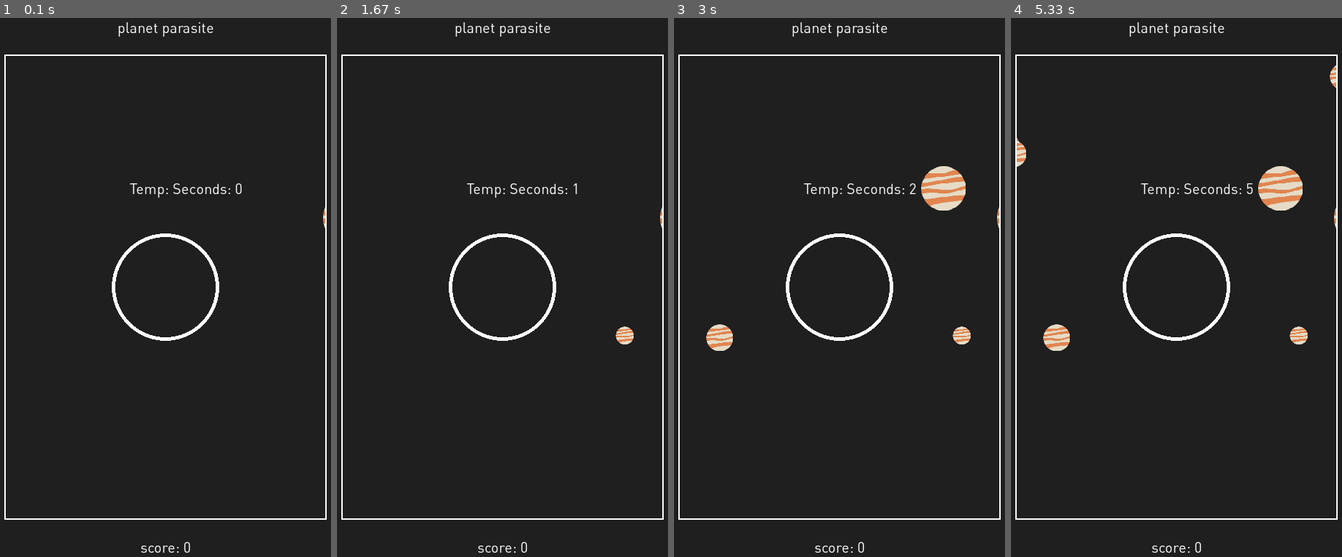
Above: before the commit, frames 1-4 (left to right).
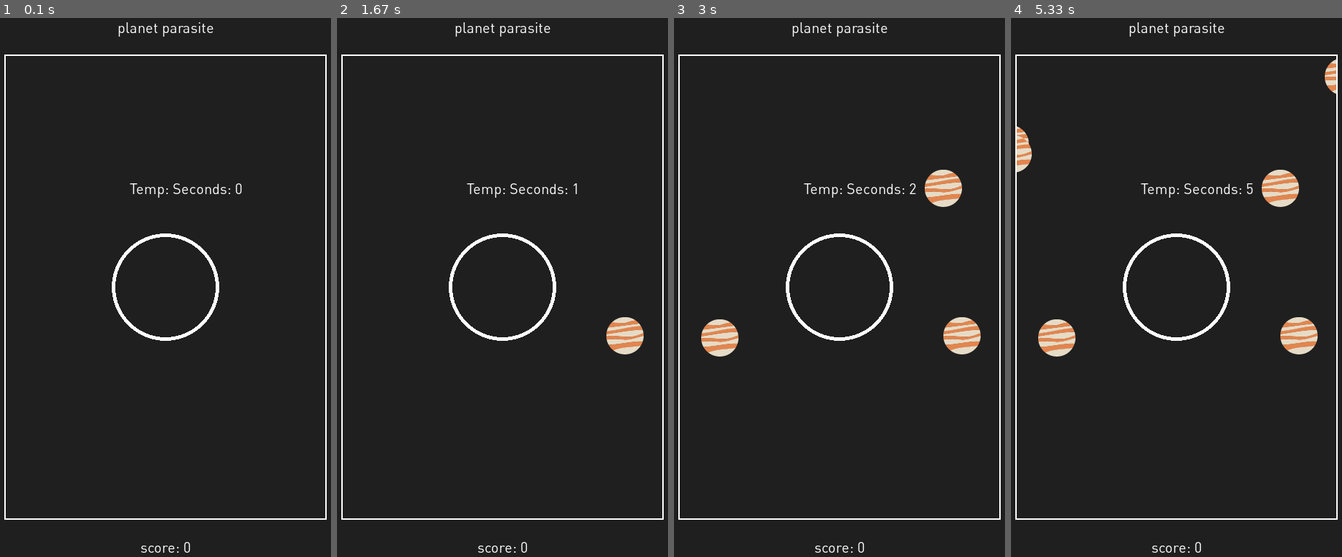
Above: after the commit, the same moments.

Repository: selenazhen/planetParasite
Game: pygame game, started from Game.py
Same seed, same stepped clock (60 frames per second), same inputs: the game is played once before the commit and once after it.
Inputs (mouse positions are in pixels of both pictures, inside the frame that each line leads up to):
- Up to frame 1 (0.1 s): no input
- Up to frame 2 (1.67 s): hold Right 0.33-0.8 s
- Up to frame 3 (3 s): hold Left from 2.9 s (still down)
- Up to frame 4 (5.33 s): release Left at 3.37 s; click (1044, 422) at 3.85 s; hold Down 4.8-5.17 s

The runs differ from the first frame. In frame 1, less than 0.1% of the frame differs, in the area x 97-99%, y 35-40%; in frame 2, 0.6%; in frame 3, 1.6%; in frame 4, 2.0%, in the area x 1-99%, y 7-63%.

Commit message:
planets appearing cleaner

Diff:
--- a/Game.py
+++ b/Game.py
@@ -18,10 +18,6 @@
     def init(self):
         Planet.init()
         self.planets = pygame.sprite.Group()
-        # for i in range(5):
-        #     x = random.randint(0, self.width)
-        #     y = random.randint(0, self.height)
-        #     self.planets.add(Planet(x, y))
         pass
 
     def keyPressed(self, code, mod):
@@ -43,7 +39,6 @@
         pygame.draw.circle(screen, WHITE,(self.parasiteX,self.parasiteY),
                             m, 5) #testing circle
 
-
         if self.frameCount % 50 == 0:
             x = planetCoordsX()
             y = planetCoordsY()
--- a/GameObject.py
+++ b/GameObject.py
@@ -8,11 +8,11 @@
 
 
 class GameObject(pygame.sprite.Sprite):
-    def __init__(self, x, y, image, radius):
+    def __init__(self, x, y, image):
         super(GameObject, self).__init__()
         # x, y define the center of the object
-        self.x, self.y, self.image, self.radius = x, y, image, radius
-        self.baseImage = image.copy()  # non-rotated version of image
+        self.x, self.y, self.image = x, y, image
+        # self.baseImage = image.copy()  # non-rotated version of image
         w, h = image.get_size()
         self.updateRect()
         self.velocity = (0, 0)
@@ -23,22 +23,23 @@
         w, h = self.image.get_size()
         self.width, self.height = w, h
         self.rect = pygame.Rect(self.x - w / 2, self.y - h / 2, w, h)
-        # pass
+        pass
 
-    def update(self, screenWidth, screenHeight):
-        self.image = pygame.transform.rotate(self.baseImage, self.angle)
-        vx, vy = self.velocity
-        self.x += vx
-        self.y += vy
-        self.updateRect()
-        # wrap around, and update the rectangle again
-        if self.rect.left > screenWidth:
-            self.x -= screenWidth + self.width
-        elif self.rect.right < 0:
-            self.x += screenWidth + self.width
-        if self.rect.top > screenHeight:
-            self.y -= screenHeight + self.height
-        elif self.rect.bottom < 0:
-            self.y += screenHeight + self.height
-        self.updateRect()
-        # pass
+    def update(self, left):
+        self.x += left
+        # self.image = pygame.transform.rotate(self.baseImage, self.angle)
+        # vx, vy = self.velocity
+        # self.x += vx
+        # self.y += vy
+        # self.updateRect()
+        # # wrap around, and update the rectangle again
+        # if self.rect.left > screenWidth:
+        #     self.x -= screenWidth + self.width
+        # elif self.rect.right < 0:
+        #     self.x += screenWidth + self.width
+        # if self.rect.top > screenHeight:
+        #     self.y -= screenHeight + self.height
+        # elif self.rect.bottom < 0:
+        #     self.y += screenHeight + self.height
+        # self.updateRect()
+        pass
--- a/Planet.py
+++ b/Planet.py
@@ -1,33 +1,3 @@
-# '''
-# Planet.py
-#
-# implements the Planet class
-# Citation: Lukas Peraza, 2015 for 15-112 Pygame Lecture
-# '''
-# import pygame
-# import random
-# from GameObject import GameObject
-#
-screenWidth = 600
-screenHeight = 800
-planetSize = screenWidth//20
-CHARCOAL = (28,28,28)
-WHITE = (255,255,255)
-BLACK = (0,0,0)
-#
-#
-# class Planet(GameObject):
-#     @staticmethod
-#     def init():
-#         image = pygame.image.load('img/planet1.png').convert_alpha()
-#         Planet.images = []
-#         Planet.images.append(image)
-#     def __init__(self,x,y):
-#         self.x = x
-#         self.y = y
-#
-#
-
 '''
 Planet.py
 
@@ -38,6 +8,12 @@
 import random
 from GameObject import GameObject
 
+screenWidth = 600
+screenHeight = 800
+planetSize = screenWidth//20
+CHARCOAL = (28,28,28)
+WHITE = (255,255,255)
+BLACK = (0,0,0)
 
 class Planet(GameObject):
     @staticmethod
@@ -54,26 +30,24 @@
         #             (i * cellWidth, j * cellHeight, cellWidth, cellHeight))
         #         Planet.images.append(subImage)
 
-    minSize = 2
-    maxSize = 6
-    maxSpeed = 5
+    # minSize = 1
+    # maxSize = 1
+    # maxSpeed = 5
 
-    def __init__(self, x, y, level=None):
-        if level is None:
-            level = random.randint(Planet.minSize, Planet.maxSize)
-        self.level = level
-        factor = self.level / Planet.maxSize
+    def __init__(self, x, y):
+        # if level is None:
+            # level = random.randint(Planet.minSize, Planet.maxSize)
+        # self.level = level
+        # factor = self.level / Planet.maxSize
         image = random.choice(Planet.images)
-        w, h = image.get_size()
-        image = pygame.transform.scale(image, (int(w * factor), int(h * factor)))
-        super(Planet, self).__init__(x, y, image, w / 2 * factor)
-        self.angleSpeed = random.randint(-10, 10)
-        vx = random.randint(-Planet.maxSpeed, Planet.maxSpeed)
-        vy = random.randint(-Planet.maxSpeed, Planet.maxSpeed)
-        self.velocity = vx, vy
+        # w, h = image.get_size()
+        # image = pygame.transform.scale(image, (int(w * factor), int(h * factor)))
+        super(Planet, self).__init__(x, y, image)
+        # self.angleSpeed = random.randint(-10, 10)
+        # vx = random.randint(-Planet.maxSpeed, Planet.maxSpeed)
+        # vy = random.randint(-Planet.maxSpeed, Planet.maxSpeed)
+        # self.velocity = vx, vy
 
-    def update(self,left,right,up,down):
-        self.x += left
     # def update(self, screenWidth, screenHeight):
     #     self.angle += self.angleSpeed
     #     super(Planet, self).update(screenWidth, screenHeight)
@@ -86,67 +60,6 @@
     #                 Planet(self.x, self.y, self.level - 1)]
 
 
-# class Planet(pygame.sprite.Sprite):
-#     def __init__(self,x,y):
-#         # Call the parent class (Sprite) constructor
-#         super().__init__()
-#         self.x = x
-#         self.y = y
-#         self.image = pygame.Surface((planetSize, planetSize), pygame.SRCALPHA)
-#         self.rect = self.image.get_rect() #Fetch the rectangle object that
-#                                             #has the dimensions of the image.
-#         pygame.draw.circle(self.image, WHITE,(x,y),
-#                             planetSize, 2) #testing circle
-#
-#     def moveLeft(self):
-#         self.x -= 10
-#         print (self.x,self.y)
-#
-#     def moveRight(self):
-#         self.x += 10
-#         print (self.x,self.y)
-#
-#     def moveUp(self):
-#         self.y -= 10
-#         print (self.x,self.y)
-#
-#     def moveDown(self):
-#         self.y += 10
-#         print (self.x,self.y)
-#
-#     def draw(self,screen,pCoordsX,pCoordsY): #call draw to show circles
-#         pygame.draw.circle(screen, WHITE,(pCoordsX,pCoordsY),
-#                             planetSize, 2) #testing circle
-
-
-# class Planet(pygame.sprite.Sprite):
-#     def __init__(self,coords):
-#         self.x = coords[0]
-#         self.y = coords[1]
-#         pygame.sprite.Sprite.__init__(self)
-#         self.image=pygame.Surface((50,50))
-#         self.rect=self.image.get_rect()
-#         self.image.fill((255,255,255))
-#         pygame.draw.circle(self.image,(0,0,0),(25,25),25,0)
-#
-#         self.rect.center=(self.x,self.y)
-#
-#     def moveLeft(self):
-#         self.x -= 10
-#         print (self.x,self.y)
-#
-#     def moveRight(self):
-#         self.x += 10
-#         print (self.x,self.y)
-#
-#     def moveUp(self):
-#         self.y -= 10
-#         print (self.x,self.y)
-#
-#     def moveDown(self):
-#         self.y += 10
-#         print (self.x,self.y)
-
 def planetCoordsX(): #make a random planet and random size
     x = random.randrange(planetSize, screenWidth - planetSize)
     return x
@@ -154,8 +67,3 @@
 def planetCoordsY():
     y = random.randrange(planetSize, screenHeight - planetSize)
     return y
-#
-# def planetCoords():
-#     x = random.randrange(planetSize, screenWidth - planetSize)
-#     y = random.randrange(planetSize, screenHeight - planetSize)
-#     return (x,y)
--- a/pygamegame.py
+++ b/pygamegame.py
@@ -10,7 +10,6 @@
 CHARCOAL = (31,31,31)
 WHITE = (255,255,255)
 BLACK = (0,0,0)
-
 
 class PygameGame(object):
 
@@ -79,7 +78,6 @@
             for event in pygame.event.get():
                 if (event.type == pygame.KEYDOWN) and (event.key == K_LEFT):
                     print ('left')
-                    self.planets.update(10,0,0,0)
                 elif (event.type == pygame.KEYDOWN) and (event.key == K_RIGHT):
                     print ('right')
                 elif (event.type == pygame.KEYDOWN) and (event.key == K_UP):
Not shown, changed: README.md
Binary file changed: img/planet1.png
